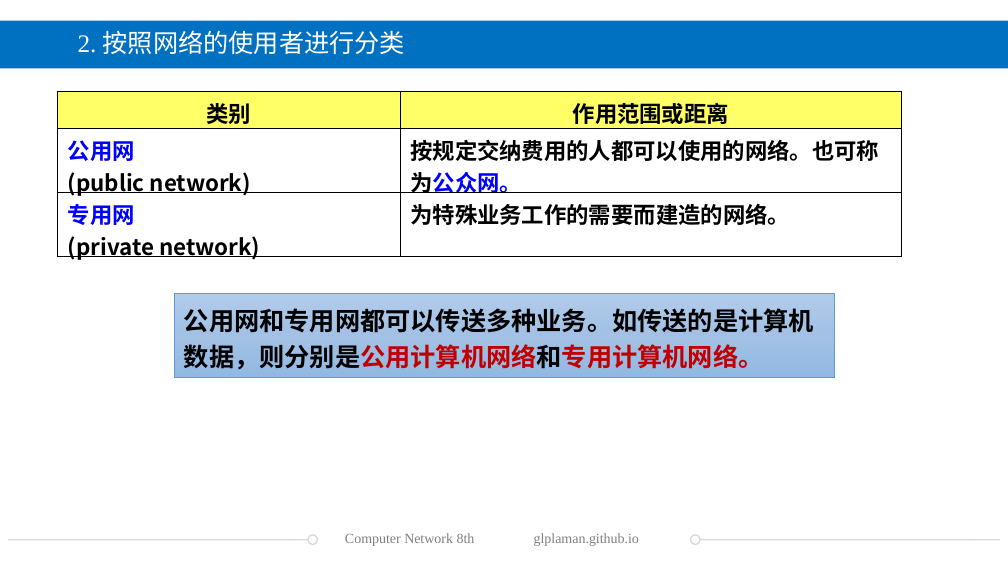
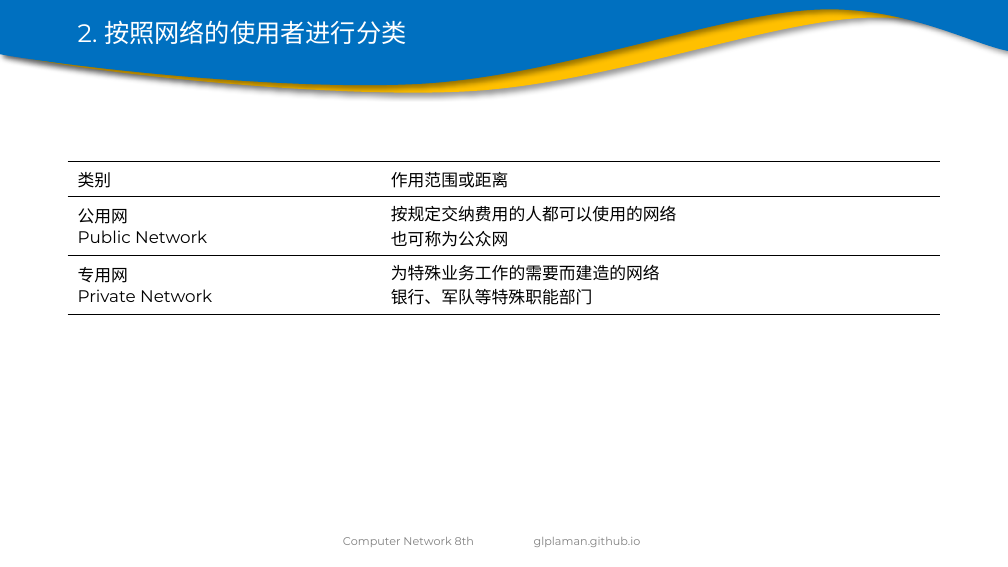
Before and after one commit to glplaman/glplaman.github.io, a slide deck: slide 67 of network/ppt/chap1.pptx (slide 71 before the commit). Drawn at 1008x567 pixels with LibreOffice and Linux fonts; fonts in the diff are those of the drawing; background and template pictures are left out. Boxes give left, top, right and bottom in pixels: in the first picture for what was removed or moved away, otherwise in the second. Text is boxed around its words. In the diff, an @@ line names an element or a change of style, - is before the commit and + after.

```diff
--- a/network/ppt/chap1.pptx
+++ b/network/ppt/chap1.pptx
@@ rectangle removed at bbox=[0, 21, 1008, 69] @@
@@ freeform shape added at bbox=[0, 0, 1008, 93], fill #FFC000 @@
@@ freeform shape added at bbox=[0, 0, 1008, 86], fill #0070C0 @@
@@ title "2. 按照网络的使用者进行分类": place and size @@
-title "2. 按照网络的使用者进行分类" at bbox=[78, 30, 405, 54]
+title "2. 按照网络的使用者进行分类" at bbox=[78, 20, 406, 44]
@@ title "2. 按照网络的使用者进行分类" at bbox=[78, 20, 406, 44]: font Times New Roman to Montserrat @@
@@ table at bbox=[68, 161, 940, 309] @@
-row 2, column 1: 公用网 / (public network)
+row 2, column 1: 公用网 / Public Network
-row 2, column 2: 按规定交纳费用的人都可以使用的网络。也可称为公众网。
+row 2, column 2: 按规定交纳费用的人都可以使用的网络 / 也可称为公众网
-row 3, column 1: 专用网 / (private network)
+row 3, column 1: 专用网 / Private Network
-row 3, column 2: 为特殊业务工作的需要而建造的网络。
+row 3, column 2: 为特殊业务工作的需要而建造的网络 / 银行、军队等特殊职能部门
@@ fill #FFFF66 to none in row 1 @@
@@ size 16 to 12 pt, font Noto Sans CJK SC to Montserrat, bold off in "类别", "作用范围或距离" @@
@@ alignment centre to left @@
@@ borders changed @@
@@ table: place and size @@
-table at bbox=[57, 92, 901, 264]
+table at bbox=[68, 161, 940, 309]
@@ rectangle removed at bbox=[174, 293, 835, 377] @@
-公用网和专用网都可以传送多种业务。如传送的是计算机数据，则分别是公用计算机网络和专用计算机网络。
@@ line removed from (8, 539) to (318, 539) @@
@@ ellipse removed at bbox=[308, 535, 318, 544] @@
@@ text "Computer Network 8th" at bbox=[343, 537, 474, 547]: size 10 to 8 pt, font Times New Roman to Montserrat @@
@@ text "glplaman.github.io" at bbox=[534, 537, 641, 547]: size 10 to 8 pt, font Times New Roman to Montserrat @@
@@ line removed from (690, 539) to (1000, 539) @@
@@ ellipse removed at bbox=[690, 535, 700, 544] @@
```
Also in this commit, not shown: 132 other slides changed, 7 slides added, 16 slides removed, 8 other files.
